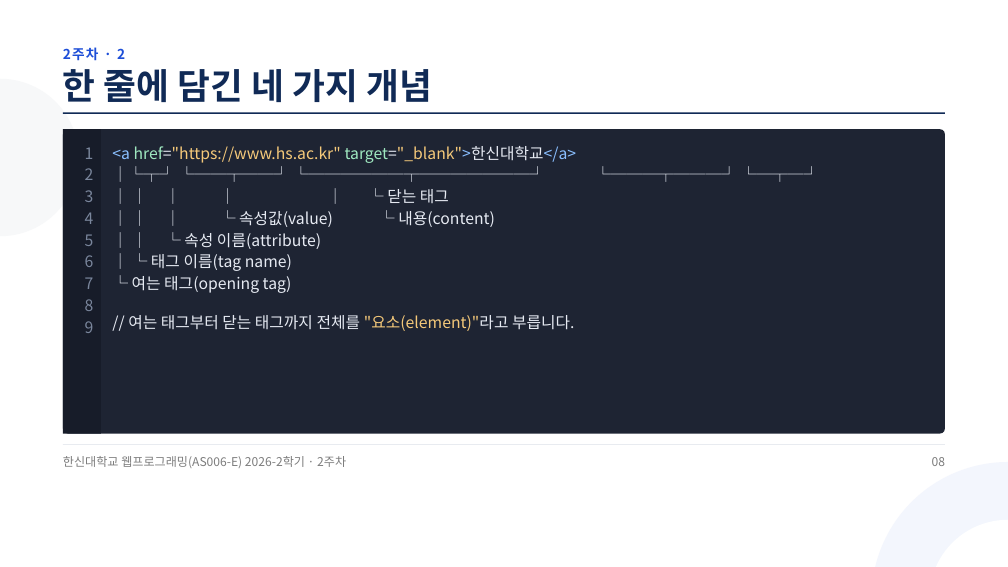
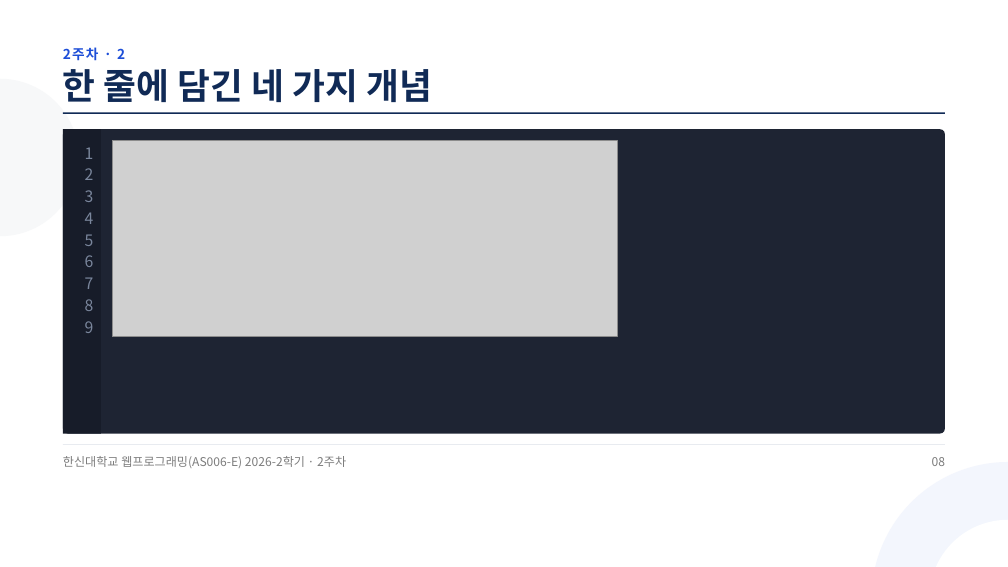
Before and after one commit to aebonlee/materials, a slide deck: slide 8 of hs-web/W02_HTML_기본_태그로_HTML_문서_작성_①.pptx. Drawn at 1008x567 pixels with LibreOffice and Linux fonts; fonts in the diff are those of the drawing; grey boxes stand for pictures. Boxes give left, top, right and bottom in pixels: in the first picture for what was removed or moved away, otherwise in the second. Text is boxed around its words. In the diff, an @@ line names an element or a change of style, - is before the commit and + after.

```diff
--- a/hs-web/W02_HTML_기본_태그로_HTML_문서_작성_①.pptx
+++ b/hs-web/W02_HTML_기본_태그로_HTML_문서_작성_①.pptx
@@ text removed at [112, 146, 577, 331] @@
-<a href="https://www.hs.ac.kr" target="_blank">한신대학교</a>
-│└┬┘ └──┬──┘ └──────┬───────┘ └───┬───┘ └─┬─┘
-│ │ │ │ │ └ 닫는 태그
-│ │ │ └ 속성값(value) └ 내용(content)
-│ │ └ 속성 이름(attribute)
-│ └ 태그 이름(tag name)
-└ 여는 태그(opening tag)
-// 여는 태그부터 닫는 태그까지 전체를 "요소(element)"라고 부릅니다.
@@ picture added at [112, 141, 617, 337] @@
```
Also in this commit, not shown: 15 other files.
